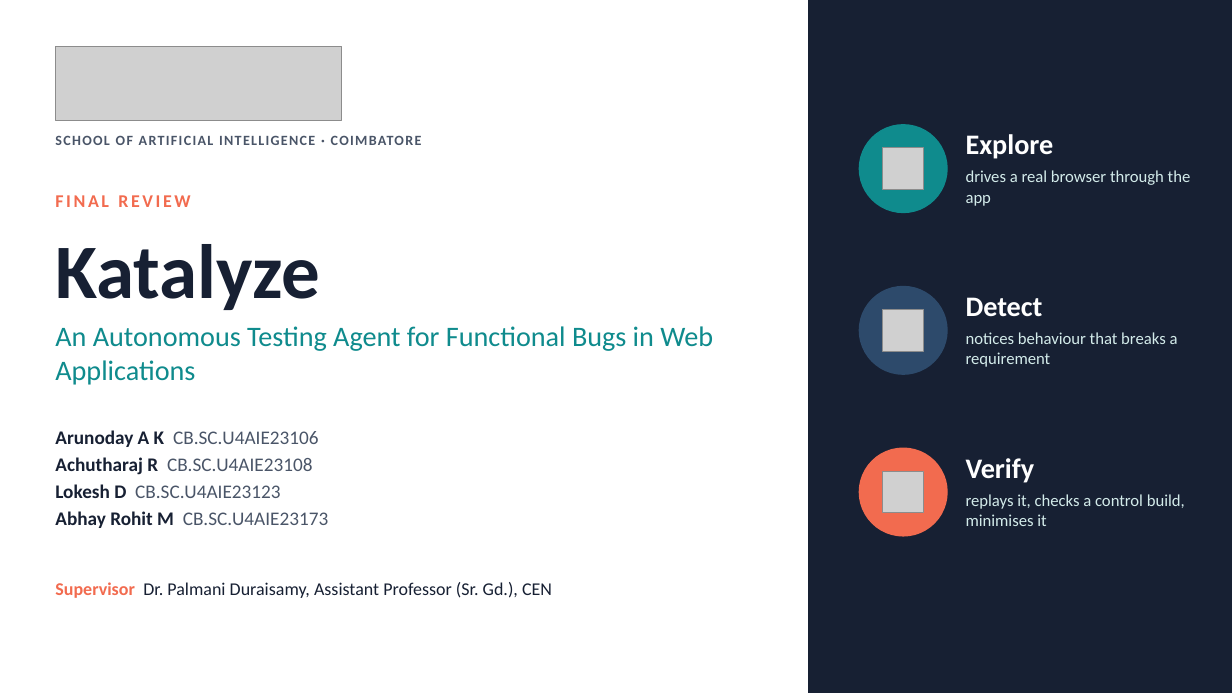
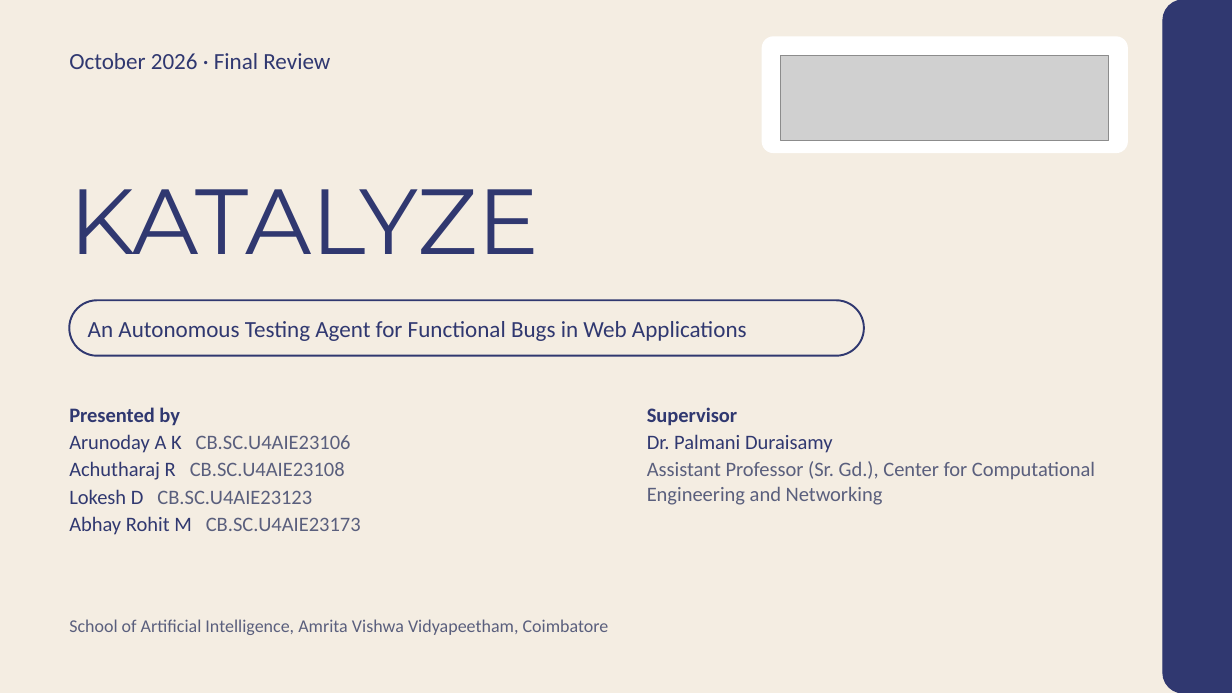
Before and after one commit to Rustlogan2k/Autonomous-web-testing-agent, a slide deck: slide 1 of Katalyze_Final_Review.pptx. Drawn at 1232x693 pixels with LibreOffice and Linux fonts; fonts in the diff are those of the drawing; grey boxes stand for pictures. Boxes give left, top, right and bottom in pixels: in the first picture for what was removed or moved away, otherwise in the second. Text is boxed around its words. In the diff, an @@ line names an element or a change of style, - is before the commit and + after.

```diff
--- a/Katalyze_Final_Review.pptx
+++ b/Katalyze_Final_Review.pptx
@@ background #FFFFFF to #F4EDE2 @@
@@ rectangle removed at box(809, 0, 1232, 693) @@
@@ rounded rectangle added at box(1164, 0, 1232, 693), fill #303870, outline #303870 1 pt @@
@@ text at box(69, 53, 330, 69): text changed; size 14 to 18 pt; text colour #F26B4F to #303870; bold off @@
-FINAL REVIEW
+October 2026 · Final Review
@@ rounded rectangle added at box(762, 37, 1128, 152), fill #FFFFFF, outline #FFFFFF 1 pt @@
@@ picture: place and size @@
-picture at box(55, 46, 342, 120)
+picture at box(781, 55, 1109, 140)
@@ ellipse removed at box(860, 125, 947, 213) @@
@@ picture removed at box(883, 148, 924, 189) @@
@@ text removed at box(966, 134, 1054, 159) @@
-Explore
@@ text removed at box(966, 170, 1191, 206) @@
-drives a real browser through the app
@@ text at box(69, 189, 539, 254): text changed; size 60 to 72 pt; font Calibri to Montserrat; text colour #172033 to #303870; bold off @@
-Katalyze
+KATALYZE
@@ ellipse removed at box(860, 287, 947, 374) @@
@@ text removed at box(966, 297, 1043, 317) @@
-Detect
@@ rounded rectangle added at box(69, 300, 864, 356), outline #303870 1.5 pt @@
@@ text "An Autonomous Testing Agent for ...": place and size @@
-text "An Autonomous Testing Agent for ..." at box(55, 326, 713, 385)
+text "An Autonomous Testing Agent for ..." at box(88, 321, 747, 341)
@@ text "An Autonomous Testing Agent for ..." at box(88, 321, 747, 341): size 22 to 18 pt, text colour #0F8B8D to #303870; vertical alignment top to middle @@
@@ picture removed at box(883, 310, 924, 351) @@
@@ text removed at box(966, 332, 1178, 367) @@
-notices behaviour that breaks a requirement
@@ text at box(69, 407, 180, 426): paragraph added @@
+Presented by
@@ text "Presented by": place and size @@
-text "Presented by" at box(55, 430, 328, 528)
+text "Presented by" at box(69, 407, 361, 535)
@@ text at box(647, 407, 1095, 505): text changed; size 14 to 16 pt; text colour #172033 to #5A5F7D @@
-Supervisor Dr. Palmani Duraisamy, Assistant Professor (Sr. Gd.), CEN
+Supervisor
+Dr. Palmani Duraisamy
+Assistant Professor (Sr. Gd.), Center for Computational Engineering and Networking
@@ text at box(69, 434, 361, 535): size 15 to 16 pt; text colour #172033 to #303870, bold off in "Arunoday A K", "Achutharaj R", "Lokesh D", "Abhay Rohit M"; text colour #4A5568 to #5A5F7D in "CB.SC.U4AIE23106", "CB.SC.U4AIE23108", "CB.SC.U4AIE23123", "CB.SC.U4AIE23173"; less space between paragraphs @@
@@ ellipse removed at box(860, 448, 947, 536) @@
@@ picture removed at box(883, 471, 924, 513) @@
@@ text removed at box(966, 458, 1035, 483) @@
-Verify
@@ text removed at box(966, 494, 1185, 526) @@
-replays it, checks a control build, minimises it
@@ text at box(69, 619, 609, 635): text changed; size 11 to 14 pt; text colour #4A5568 to #5A5F7D; bold off @@
-SCHOOL OF ARTIFICIAL INTELLIGENCE · COIMBATORE
+School of Artificial Intelligence, Amrita Vishwa Vidyapeetham, Coimbatore
```
Also in this commit, not shown: 12 other slides changed, 16 slides added, 13 slides removed, 8 other files.
